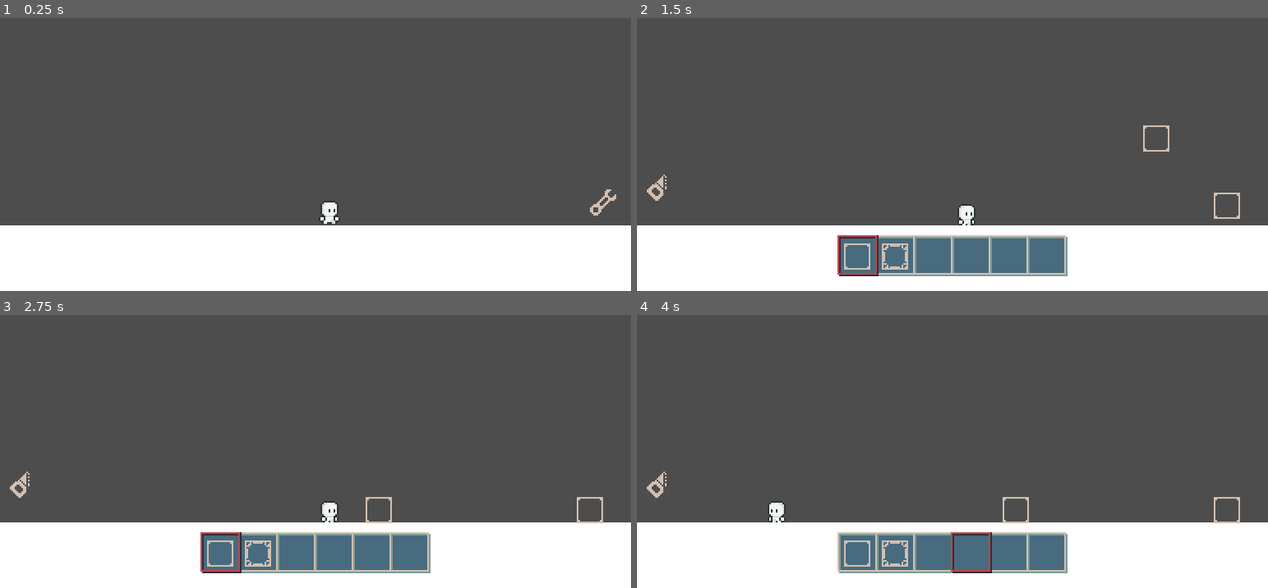
Above: before the commit, frames 1-4 (two rows, left to right).
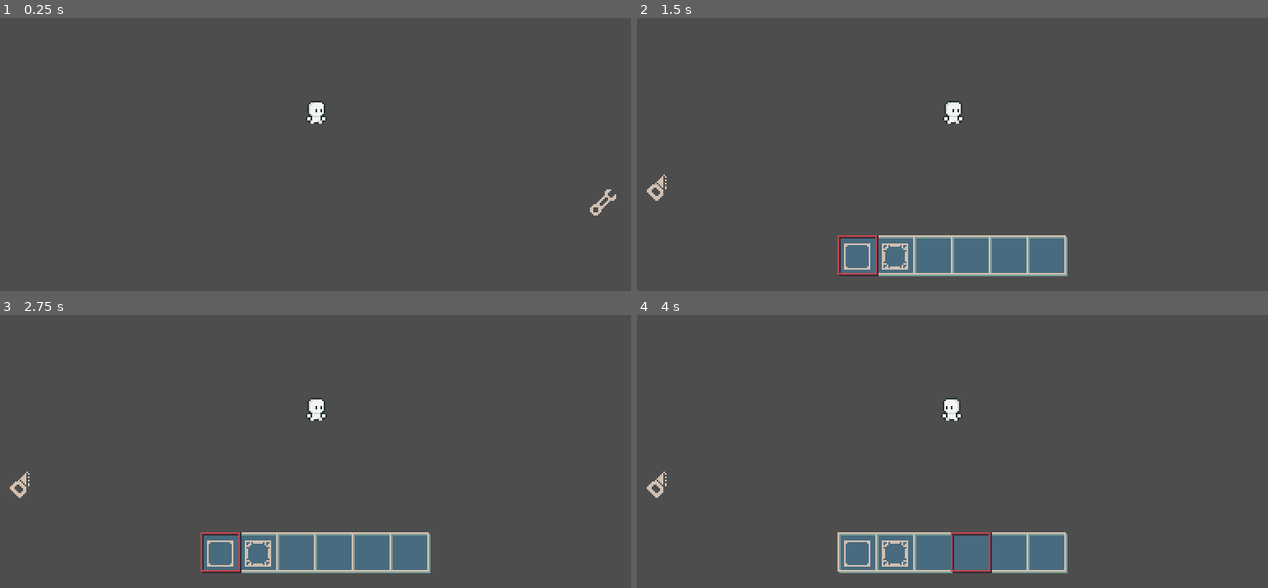
Above: after the commit, the same moments.

Repository: EricSanchezok/galaxy
Game: Godot game, scene res://Main/Maps/TestMap/test_map.tscn
The game is run twice, just before and just after one commit, with the same random seed, the same clock (stepped at 60 frames per second) and the same inputs.
Inputs (mouse positions are in pixels of both pictures, inside the frame that each line leads up to):
- Up to frame 1 (0.25 s): no input
- Up to frame 2 (1.5 s): click (1223, 189) at 0.5 s; drag from (1223, 189) to (1015, 37) at 1.27 s
- Up to frame 3 (2.75 s): drag from (378, 334) to (586, 508) at 2.02 s
- Up to frame 4 (4 s): move the mouse to (1223, 508) at 2.77 s; hold Left (Left) 2.78-3.5 s; hold 3 (3) 2.78-3.5 s; click (1223, 508) at 2.92 s; tap 4 (4) at 3.05 s; drag from (920, 481) to (1223, 508) at 3.52 s

The runs differ from the first frame. In frame 1, 24% of the frame differs, in the area x 0-100%, y 30-100%; in frame 2, 19%; in frame 3, 19%; in frame 4, 19%.
Error in both runs: Invalid access of index '-1' on a base object of type: 'Array'. (res://Main/Classes/Player/edit_screen.gd:97)

Commit message:
重力场需要改，并且要适配人物

Diff:
--- a/Main/Classes/BlockBase/block_base.gd
+++ b/Main/Classes/BlockBase/block_base.gd
@@ -32,8 +32,8 @@
 var max_lengh: int = 1
 
 signal block_combine_finished
-var rotation_speed = 15
-var move_speed = 100
+var rotation_speed = 30
+var move_speed = 300
 var rotation_threshold = 0.1  # 设置旋转的阈值
 var position_threshold = 0.1  # 设置位置的阈值
 
@@ -186,10 +186,10 @@
 	if not GlobalVars.can_delete_block:
 		return
 	animate_scale(true)
-	GlobalVars.selected_block = self
+	GlobalVars.selected_blocks.append(self)
 
 func _on_area_2d_mouse_mouse_exited() -> void:
 	if not GlobalVars.can_delete_block:
 		return
 	animate_scale(false)
-	GlobalVars.selected_block = null
+	GlobalVars.selected_blocks.erase(self)
--- /dev/null
+++ b/Main/Classes/GravitationalField/gravitational_field.gd
@@ -0,0 +1,13 @@
+class_name GravField
+extends Area2D
+
+
+@export var gravity_scale: float = 1.0
+
+
+func _on_body_entered(body: Node2D) -> void:
+	pass # Replace with function body.
+
+
+func _on_body_exited(body: Node2D) -> void:
+	pass # Replace with function body.
--- /dev/null
+++ b/Main/Classes/GravitationalField/gravitational_field.tscn
@@ -0,0 +1,11 @@
+[gd_scene load_steps=2 format=3 uid="uid://b2d74k8bc28bc"]
+
+[ext_resource type="Script" path="res://Main/Classes/GravitationalField/gravitational_field.gd" id="1_5yh2w"]
+
+[node name="GravitationalField" type="Area2D"]
+script = ExtResource("1_5yh2w")
+
+[node name="CollisionShape2D_Grav" type="CollisionShape2D" parent="."]
+
+[connection signal="body_entered" from="." to="." method="_on_body_entered"]
+[connection signal="body_exited" from="." to="." method="_on_body_exited"]
--- a/Main/Classes/ModelCore/model_core.gd
+++ b/Main/Classes/ModelCore/model_core.gd
@@ -7,6 +7,8 @@
 var graph = {}
 var total_mass = 0.0
 var mass_center = Vector2.ZERO
+
+signal core_free(core: ModelCore)
 
 func add_block(block: BlockBase) -> void:
 	# print("Add block: ", block)
@@ -74,14 +76,88 @@
 	graph[block]['collision_shape'].queue_free()
 	block.queue_free()
 
+	for neighbor in graph[block]['neighbors']:
+		if graph.has(neighbor):
+			graph[neighbor]['neighbors'].erase(block)  # 从邻接表中移除连接
 	graph.erase(block)
 
+	if check_alone():
+		var _block = graph.keys()[0]
+		_block.reparent(get_tree().root, true)
+		_block.transition_state(BlockBase.State.SINGLE)
+		core_free.emit(self)
+		queue_free()
+		return
+
+	var new_graphs: Array = check_connected_components()
+
+	if len(new_graphs) == 1:
+		return
+
+	for _graph in new_graphs:
+		CoreManager.new_core(_graph)
+
+	core_free.emit(self)
+	queue_free()
+
+
+func check_alone() -> bool:
 	if len(graph) == 1:
-		print("只剩最后一个啦")
-		for _block in graph.keys():
-			_block.reparent(get_tree().root, true)
-			_block.transition_state(BlockBase.State.SINGLE)
-			queue_free()
+		return true
+	return false
+
+# 深度优先搜索函数
+func dfs(node: BlockBase, visited: Dictionary):
+	visited[node] = true  # 标记为已访问
+	for neighbor in graph[node]['neighbors']:
+		if not visited.has(neighbor):
+			dfs(neighbor, visited)
+
+func check_connected_components() -> Array:
+	var visited = {}  # 存储访问过的节点
+	var components = []  # 存储连通分量
+	var new_graphs = []  # 存储新的邻接图
+
+	# 遍历所有节点
+	for node in graph.keys():
+		if not visited.has(node):
+			var component = []  # 创建新的组件
+			dfs(node, visited)  # 执行 DFS
+
+			# 记录当前组件
+			for v in visited.keys():
+				if visited[v]:
+					component.append(v)  # 添加到当前组件
+
+			components.append(component)  # 添加到组件列表
+
+			# 创建新的邻接图
+			var new_graph = {}  # 新的邻接图
+			for v in component:
+				new_graph[v] = {
+					"neighbors": [],
+					"position": graph[v]["position"]  # 复制坐标信息
+				}
+				for neighbor in graph[v]["neighbors"]:
+					if neighbor in component:  # 只保留在当前组件内的连接
+						new_graph[v]["neighbors"].append(neighbor)
+
+			new_graphs.append(new_graph)  # 添加新的邻接图
+
+			# 在这里重置 visited 的访问状态
+			for v in component:
+				visited[v] = false  # 重置当前组件内的节点状态
+
+	# 打印连通分量
+	for i in range(components.size()):
+		print("Component %d: %s" % [i, str(components[i])])
+
+	# 打印新的邻接图
+	for i in range(new_graphs.size()):
+		print("New Graph %d: %s" % [i, str(new_graphs[i])])
+
+	return new_graphs
+
 
 func corrected_transform(block: BlockBase) -> void:
 	if block not in graph:
--- a/Main/Classes/Player/edit_screen.gd
+++ b/Main/Classes/Player/edit_screen.gd
@@ -119,14 +119,15 @@
 func _on_unhandled_input_destruction(event) -> void:
 	if event is InputEventMouseButton:
 		if event.button_index == MOUSE_BUTTON_LEFT and event.pressed:
-			var selected_block = GlobalVars.selected_block
-			if selected_block == null:
+			var selected_blocks = GlobalVars.selected_blocks
+			if len(selected_blocks) == 0:
 				print("没有选择删除的方块")
 				return
-			if selected_block.core == null:
-				selected_block.queue_free()
+			var block = selected_blocks[-1]
+			if block.core == null:
+				block.queue_free()
 			else:
-				selected_block.core.delete_block(selected_block)
+				block.core.delete_block(block)
 
 func add_item(index: int, id: int) -> void:
 	items[index].icon_id = id
--- a/Main/Classes/Player/player.tscn
+++ b/Main/Classes/Player/player.tscn
@@ -983,6 +983,8 @@
 wait_time = 0.1
 one_shot = true
 
+[node name="Camera2D" type="Camera2D" parent="."]
+
 [connection signal="pressed" from="CanvasLayer/StatusScreen/ButtonEdit" to="CanvasLayer/StatusScreen" method="_on_button_edit_pressed"]
 [connection signal="pressed" from="CanvasLayer/StatusScreen/ButtonEdit" to="CanvasLayer/EditScreen" method="_on_button_edit_pressed"]
 [connection signal="pressed" from="CanvasLayer/EditScreen/HBoxContainer/Control_Left/ButtonDeleteBlock" to="CanvasLayer/EditScreen" method="_on_button_delete_block_pressed"]
--- a/Main/Global/CoreManager/core_manager.gd
+++ b/Main/Global/CoreManager/core_manager.gd
@@ -4,12 +4,12 @@
 
 var cores = []
 
-
 func new_combination(block1: BlockBase, block2: BlockBase) -> void:
-	print("New combination: ", block1, block2)
+	# print("New combination: ", block1, block2)
 
 	if need_new_core(block1, block2):
 		var core_instance: ModelCore = MODEL_CORE.instantiate()
+		core_instance.core_free.connect(_on_core_free)
 		cores.append(core_instance)
 
 		core_instance.global_position = block1.global_position
@@ -22,8 +22,31 @@
 		else:
 			block1.core.add_block(block2)
 
+func new_core(graph: Dictionary) -> void:
+	# print("New Core: ", graph)
+	if len(graph) == 1:
+		var _block = graph.keys()[0]
+		_block.reparent(get_tree().root, true)
+		_block.transition_state(BlockBase.State.SINGLE)
+		return
+
+	var core_instance: ModelCore = MODEL_CORE.instantiate()
+	core_instance.core_free.connect(_on_core_free)
+	cores.append(core_instance)
+
+	core_instance.global_position = graph.keys()[0].global_position
+	get_tree().root.add_child(core_instance)
+
+	for node in graph.keys():
+		core_instance.add_block(node)
+
+
+
 
 func need_new_core(block1: BlockBase, block2: BlockBase) -> bool:
 	if block1.core == null and block2.core == null:
 		return true
 	return false
+
+func _on_core_free(core: ModelCore) -> void:
+	cores.erase(core)
--- a/Main/Global/GlobalVars/global_vars.gd
+++ b/Main/Global/GlobalVars/global_vars.gd
@@ -3,4 +3,7 @@
 
 
 var can_delete_block: bool = false
-var selected_block: BlockBase
+var selected_blocks: Array[BlockBase]
+
+
+var default_gravity: float = 980
--- a/Main/Maps/TestMap/test_map.tscn
+++ b/Main/Maps/TestMap/test_map.tscn
@@ -1,34 +1,22 @@
-[gd_scene load_steps=4 format=3 uid="uid://e6ylyatov72p"]
+[gd_scene load_steps=5 format=3 uid="uid://e6ylyatov72p"]
 
 [ext_resource type="Script" path="res://Main/Maps/TestMap/test_map.gd" id="1_40lxb"]
 [ext_resource type="PackedScene" uid="uid://d3jq6jyru50ug" path="res://Main/Classes/Player/player.tscn" id="2_ew28h"]
+[ext_resource type="PackedScene" uid="uid://btdvdowbcy1vi" path="res://Main/Scenes/Planets/StartPlanet/start_planet.tscn" id="2_yy7u8"]
 
-[sub_resource type="RectangleShape2D" id="RectangleShape2D_y33rt"]
-size = Vector2(431, 40)
+[sub_resource type="CircleShape2D" id="CircleShape2D_q5q4c"]
+radius = 120.0
 
 [node name="TestMap" type="Node2D"]
 script = ExtResource("1_40lxb")
 
-[node name="ColorRect" type="ColorRect" parent="."]
-custom_minimum_size = Vector2(40, 10)
-anchors_preset = 7
-anchor_left = 0.5
-anchor_top = 1.0
-anchor_right = 0.5
-anchor_bottom = 1.0
-offset_top = 176.0
-offset_right = 1000.0
-offset_bottom = 216.0
-grow_horizontal = 2
-grow_vertical = 0
+[node name="StartPlanet" parent="." instance=ExtResource("2_yy7u8")]
 
-[node name="StaticBody2D" type="StaticBody2D" parent="ColorRect"]
-collision_layer = 2
-collision_mask = 5
+[node name="RigidBody2D" type="RigidBody2D" parent="StartPlanet"]
 
-[node name="CollisionShape2D" type="CollisionShape2D" parent="ColorRect/StaticBody2D"]
-position = Vector2(215.5, 20)
-shape = SubResource("RectangleShape2D_y33rt")
+[node name="CollisionShape2D" type="CollisionShape2D" parent="StartPlanet/RigidBody2D"]
+shape = SubResource("CircleShape2D_q5q4c")
+debug_color = Color(0.935634, 2.03112e-05, 0.635579, 0.42)
 
 [node name="Player" parent="." instance=ExtResource("2_ew28h")]
-position = Vector2(200, 143)
+position = Vector2(2, -157)
--- a/Main/Scenes/Blocks/Structures/LightArmor/light_armor.tscn
+++ b/Main/Scenes/Blocks/Structures/LightArmor/light_armor.tscn
@@ -25,7 +25,6 @@
 texture = SubResource("AtlasTexture_d0mhx")
 
 [node name="CollisionShape2D_Phy" parent="." index="1"]
-visible = false
 shape = SubResource("RectangleShape2D_knscl")
 
 [node name="CombiningMarker" parent="CombiningMarkers" index="0" instance=ExtResource("4_4dvks")]
--- /dev/null
+++ b/Main/Scenes/Planets/StartPlanet/start_planet.gd
@@ -0,0 +1 @@
+extends GravField
--- /dev/null
+++ b/Main/Scenes/Planets/StartPlanet/start_planet.tscn
@@ -0,0 +1,13 @@
+[gd_scene load_steps=4 format=3 uid="uid://btdvdowbcy1vi"]
+
+[ext_resource type="PackedScene" uid="uid://b2d74k8bc28bc" path="res://Main/Classes/GravitationalField/gravitational_field.tscn" id="1_xhosd"]
+[ext_resource type="Script" path="res://Main/Scenes/Planets/StartPlanet/start_planet.gd" id="2_0p2ng"]
+
+[sub_resource type="CircleShape2D" id="CircleShape2D_v02vo"]
+radius = 512.0
+
+[node name="StartPlanet" instance=ExtResource("1_xhosd")]
+script = ExtResource("2_0p2ng")
+
+[node name="CollisionShape2D_Grav" parent="." index="0"]
+shape = SubResource("CircleShape2D_v02vo")
--- a/project.godot
+++ b/project.godot
@@ -112,6 +112,13 @@
 2d_physics/layer_4="BlockDrag"
 2d_physics/layer_5="BlockMouse"
 
+[physics]
+
+2d/default_gravity=0.0
+2d/default_gravity_vector=Vector2(0, 0)
+2d/default_linear_damp=0.0
+2d/default_angular_damp=0.0
+
 [rendering]
 
 textures/canvas_textures/default_texture_filter=0
Binary file added: Assets/Earth.aseprite
